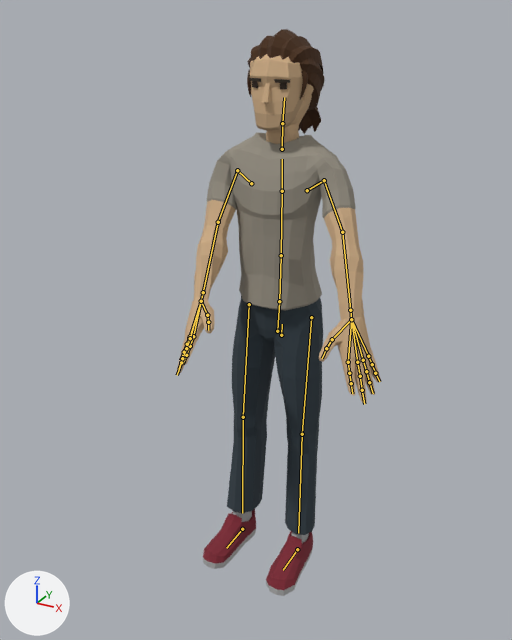
One commit to the glTF model app/src/main/assets/characters/Casual2.gltf: the scene before it, then after it.
One viewpoint serves both versions: a 50 mm lens placed at (1.007, -2.006, 1.912), pointed at (0.026, -0.222, 1.02). The axes (+X, +Y, +Z) are drawn at lower left. The lights are the same throughout. The older version comes first. Both versions are drawn at frame 37 of the action 'Idle'; the numbers are the values there. The bones that change, and the others that lie on the model, are drawn over the model as lines.

Names of what the first picture shows: 'Casual2_Body', 'Casual2_Feet', 'Casual2_Head', 'Casual2_Legs'.
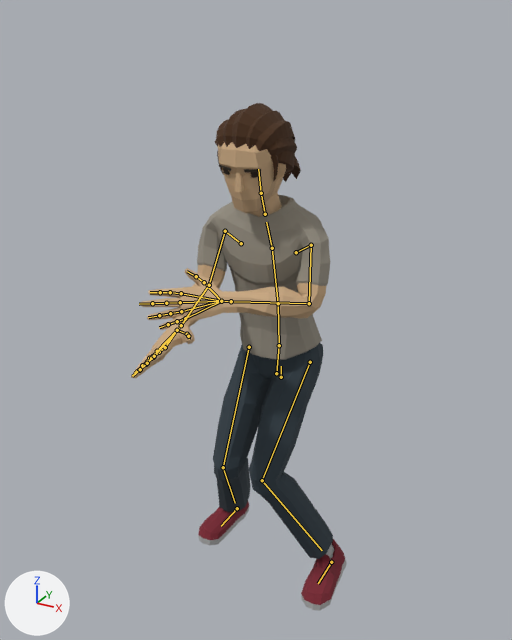
The edits, one by one:
Bone 'Body' (bone_body) moves from (0.0, 0.0, -0.04) to (0.0, -0.166, -0.04).
Bone 'Abdomen' (bone_abdomen) turns from (0, 0, 0) to (6, 0, 0) degrees about its own x, y and z.
Bone 'Torso' (bone_torso) turns from (0, 0, 0) to (6, 0, 0) degrees about its own x, y and z.
Bone 'Chest' (bone_chest) turns from (0, 0, 0) to (8, 0, 0) degrees about its own x, y and z.
Bone 'Head' (bone_head) turns from (-8, 0, 0) to (-10, 0, 0) degrees about its own x, y and z.
Bone 'UpperArm.L' (bone_upperarm_l) turns from (-45, -12, -29) to (-42, -23, -55) degrees about its own x, y and z.
Bone 'LowerArm.L' (bone_lowerarm_l) turns from (-14, 1, 5) to (-9, -8, -78) degrees about its own x, y and z.
Bone 'Wrist.L' (bone_wrist_l) turns from (-5, 0, -3) to (-8, 0, -4) degrees about its own x, y and z.
Bone 'UpperArm.R' (bone_upperarm_r) turns from (-65, 27, 41) to (-47, 28, 59) degrees about its own x, y and z.
Bone 'LowerArm.R' (bone_lowerarm_r) turns from (-8, 0, -3) to (25, -8, 35) degrees about its own x, y and z.
Bone 'UpperLeg.L' (bone_upperleg_l) turns from (0, 0, 1) to (7, 11, 32) degrees about its own x, y and z.
Bone 'LowerLeg.L' (bone_lowerleg_l) turns from (-3, 0, 0) to (57, 13, -7) degrees about its own x, y and z.
Bone 'UpperLeg.R' (bone_upperleg_r) turns from (0, 0, -1) to (4, -6, -28) degrees about its own x, y and z.
Bone 'LowerLeg.R' (bone_lowerleg_r) turns from (-3, 0, 0) to (60, -7, 3) degrees about its own x, y and z.
Bone 'Foot.L' (bone_foot_l) moves from (0.0, 0.0, 0.0) to (0.14, 0.0, 0.0).
Bone 'Foot.R' (bone_foot_r) moves from (0.0, 0.0, 0.0) to (-0.084, -0.098, -0.001).

Location of each change, (x1, y1, x2, y2) in pixels of the pictures (512 x 640 px):
'Casual2_Body', posed (32% shorter): before (176, 132, 381, 403); after (131, 195, 331, 378)
'Casual2_Legs', posed (25% wider, 10% shorter): before (227, 296, 323, 535); after (213, 343, 333, 559)
'Casual2_Head', posed (10% wider): before (247, 29, 325, 144); after (215, 103, 301, 217)
'Casual2_Feet', posed: before (203, 509, 313, 596); after (198, 502, 347, 611)
bone 'Body', root to tip: before (281, 335) to (282, 324); after (281, 377) to (281, 366)
bone 'Abdomen', root to tip: before (279, 301) to (281, 255); after (279, 345) to (278, 303)
bone 'Torso', root to tip: before (281, 255) to (282, 191); after (278, 303) to (272, 248)
bone 'Chest', root to tip: before (282, 191) to (282, 159); after (272, 248) to (266, 222)
bone 'Head', root to tip: before (282, 123) to (284, 97); after (261, 193) to (258, 169)
bone 'UpperArm.L', root to tip: before (324, 180) to (342, 232); after (311, 245) to (309, 303)
bone 'LowerArm.L', root to tip: before (342, 232) to (350, 310); after (309, 303) to (231, 301)
bone 'Wrist.L', root to tip: before (350, 310) to (351, 319); after (231, 301) to (221, 301)
bone 'UpperArm.R', root to tip: before (237, 170) to (218, 222); after (225, 231) to (209, 285)
bone 'LowerArm.R', root to tip: before (218, 222) to (203, 292); after (209, 285) to (181, 325)
bone 'UpperLeg.L', root to tip: before (311, 317) to (302, 434); after (310, 362) to (262, 480)
bone 'LowerLeg.L', root to tip: before (302, 434) to (298, 533); after (262, 480) to (322, 550)
bone 'UpperLeg.R', root to tip: before (249, 304) to (243, 417); after (249, 347) to (223, 467)
bone 'LowerLeg.R', root to tip: before (243, 417) to (242, 513); after (223, 467) to (235, 503)
bone 'Foot.L', root to tip: before (297, 549) to (283, 570); after (331, 562) to (318, 583)
bone 'Foot.R', root to tip: before (242, 529) to (226, 548); after (237, 508) to (221, 526)
